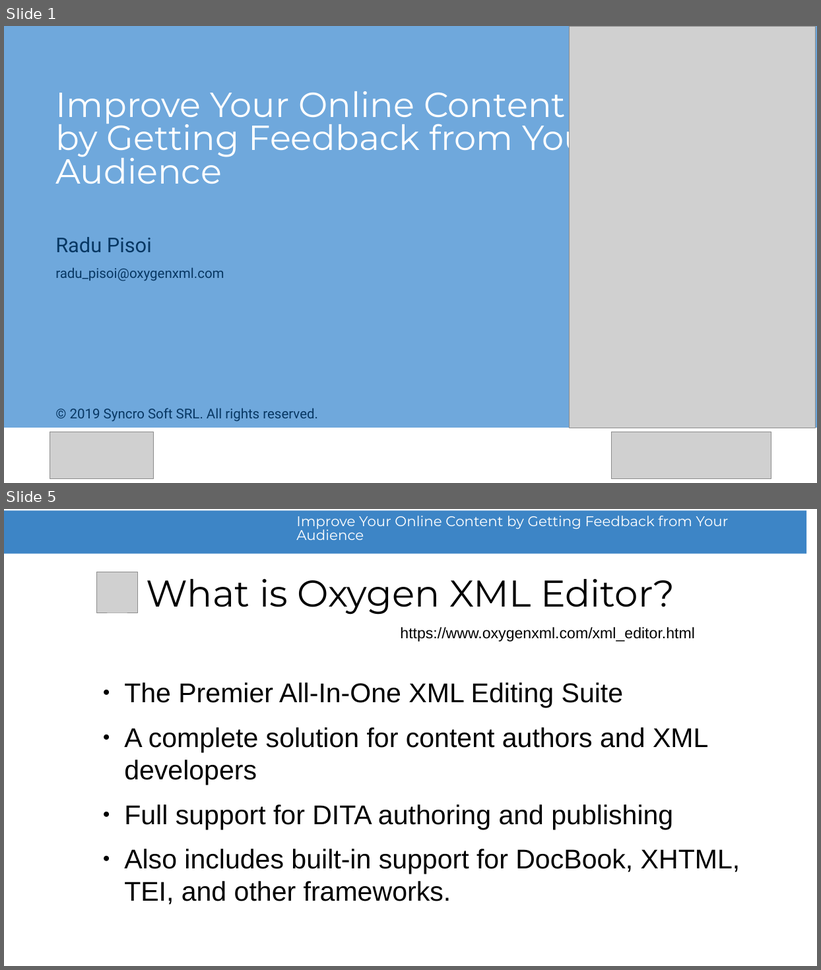
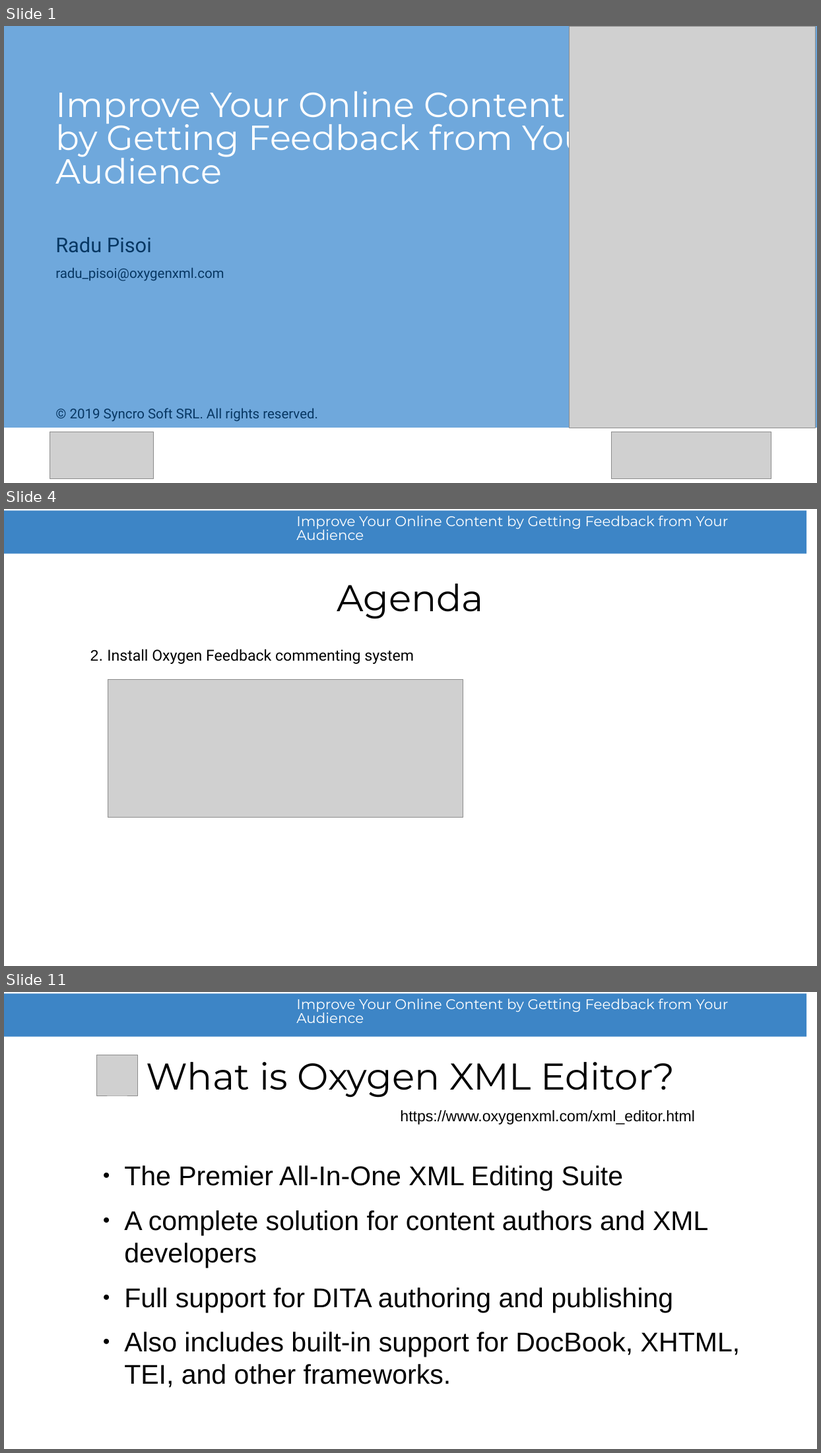
Before and after one commit to radu-pisoi/feedback-presentation, a slide deck: presentation/feedback-demo.odp. Shown one above the other, each under a label of ours: slides 1 and 5 before the commit, slides 1, 4 and 11 after it; the slides between them are not shown. The pictures are 821x970 and 821x1453 pixels, drawn with LibreOffice and Linux fonts; fonts in the diff are those of the drawing; grey boxes stand for pictures; background and template pictures are left out. Boxes give left, top, right and bottom in pixels: in the first picture for what was removed or moved away, otherwise in the second. Text is boxed around its words. In the diff, an @@ line names an element or a change of style, - is before the commit and + after.

```diff
--- a/presentation/feedback-demo.odp
+++ b/presentation/feedback-demo.odp
@@ slide 4 added at bbox=[4, 509, 817, 966], background #FFFFFF; not listed: 2 template elements that a slide beside it also shows @@
@@ title added at bbox=[337, 584, 484, 619], 44 pt, text #000000 @@
+Agenda
@@ text added at bbox=[90, 649, 414, 664], 18 pt, text #000000 @@
+2. Install Oxygen Feedback commenting system
@@ picture added at bbox=[108, 680, 463, 818] @@
@@ what was slide 5 is now slide 11 @@
```
Also in this commit, not shown: 3 slides changed, 5 other slides added, 11 other files.
